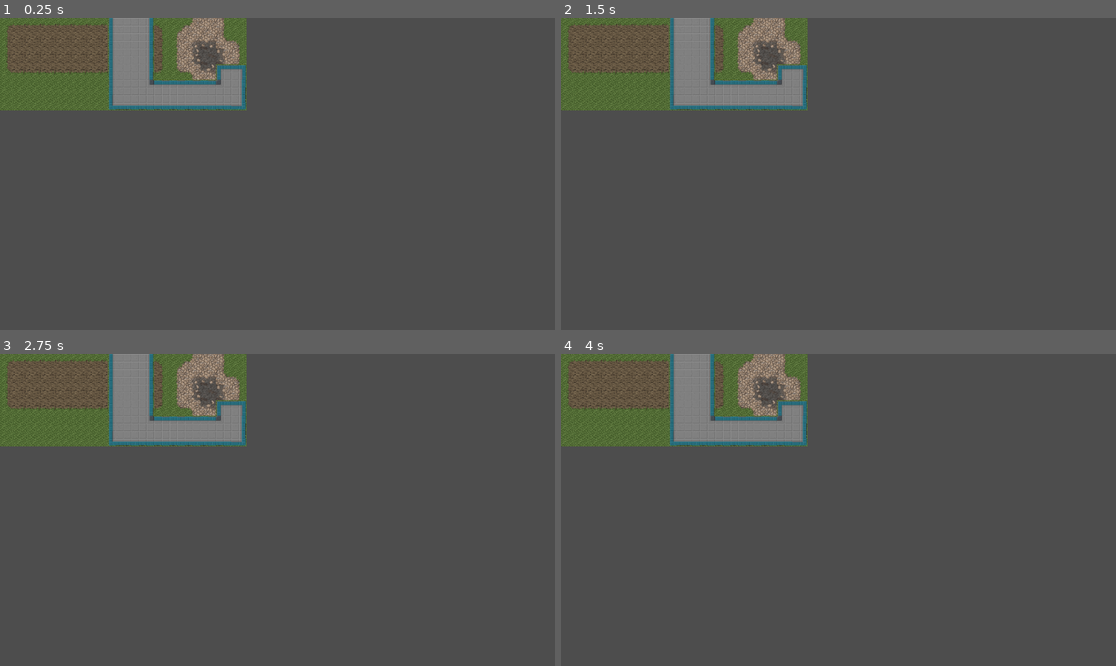
Above: before the commit, frames 1-4 (two rows, left to right).
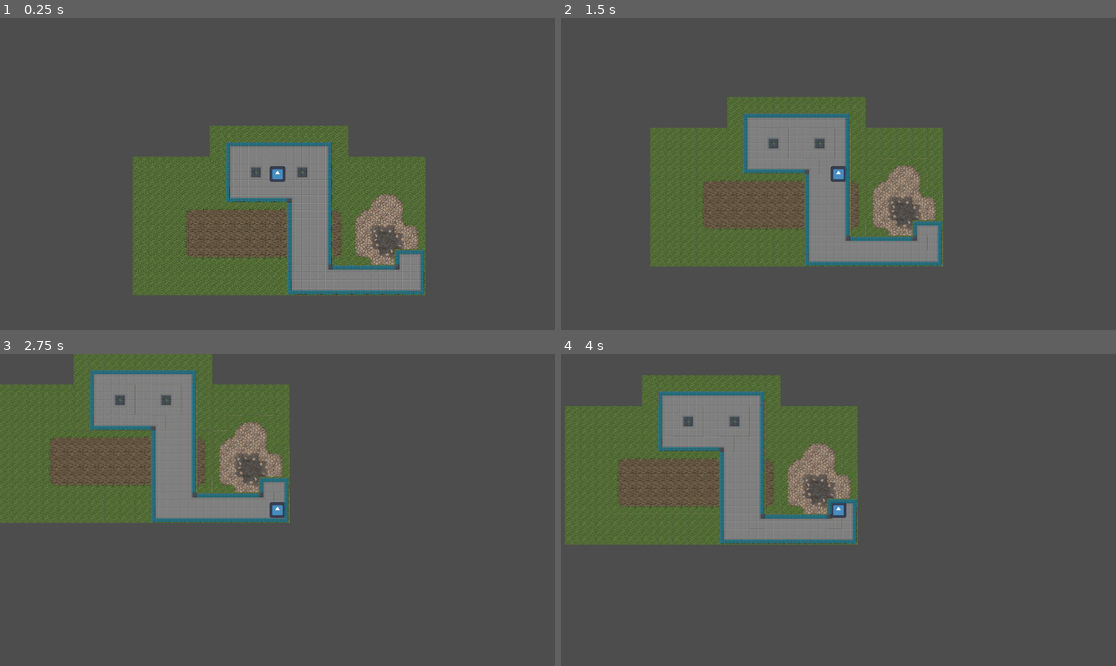
Above: after the commit, the same moments.

Repository: hartmaj2/awesome-game2
Game: Godot game, scene res://scenes/level.tscn
Same seed, same stepped clock (60 frames per second), same inputs: the game is played once before the commit and once after it. Before the commit the project has no main scene; this scene is started directly in both runs. The engine's default icon, where the game draws it, is replaced by a stand-in: a white triangle on a blue panel in a dark square.
Inputs (mouse positions are in pixels of both pictures, inside the frame that each line leads up to):
- Up to frame 1 (0.25 s): no input
- Up to frame 2 (1.5 s): tap Enter at 0.5 s; move the mouse to (960, 158) at 0.52 s; hold D (right) 0.53-1.28 s; click (960, 158) at 0.6 s; tap Space at 1.25 s; move the mouse to (727, 189) at 1.27 s; hold S (down) from 1.28 s (still down); click (727, 189) at 1.35 s
- Up to frame 3 (2.75 s): move the mouse to (333, 441) at 2.02 s; release S (down) at 2.03 s; hold D (right) from 2.03 s (still down); click (333, 441) at 2.1 s
- Up to frame 4 (4 s): move the mouse to (810, 572) at 2.77 s; release D (right) at 2.78 s; hold W (up) 2.78-3.53 s; click (810, 572) at 2.85 s; move the mouse to (1005, 556) at 3.52 s; hold A (left) from 3.53 s (still down); click (1005, 556) at 3.6 s

The runs differ from the first frame. In frame 1, 35% of the frame differs, in the area x 0-77%, y 0-89%; in frame 2, 34%; in frame 3, 21%; in frame 4, 24%.

Commit message:
Level1 working

Diff:
--- a/project.godot
+++ b/project.godot
@@ -11,6 +11,7 @@
 [application]
 
 config/name="Awesome Game"
+run/main_scene="res://scenes/level.tscn"
 config/features=PackedStringArray("4.3", "GL Compatibility")
 config/icon="res://assets/icon.svg"
 
--- a/scenes/level.tscn
+++ b/scenes/level.tscn
@@ -1,6 +1,7 @@
-[gd_scene load_steps=4 format=4 uid="uid://cctcx57f3wqjw"]
+[gd_scene load_steps=5 format=4 uid="uid://cctcx57f3wqjw"]
 
 [ext_resource type="Texture2D" uid="uid://ccumciw2ma5k5" path="res://assets/grass.png" id="1_w2of7"]
+[ext_resource type="PackedScene" uid="uid://cqawfnxg2w36o" path="res://scenes/player.tscn" id="2_fovg7"]
 
 [sub_resource type="TileSetAtlasSource" id="TileSetAtlasSource_1itmj"]
 texture = ExtResource("1_w2of7")
@@ -89,3 +90,9 @@
 tile_set = SubResource("TileSet_rgocp")
 rendering_quadrant_size = 32
 collision_visibility_mode = 1
+
+[node name="Player" parent="." instance=ExtResource("2_fovg7")]
+position = Vector2(205, -60)
+scale = Vector2(0.25, 0.25)
+
+[node name="Camera2D" type="Camera2D" parent="Player"]
--- a/scripts/player.gd
+++ b/scripts/player.gd
@@ -17,4 +17,5 @@
 	elif (!zero and !moving):
 		moving=true
 		$PlayerSounds.play()
+	position += SPEED*delta*dir
 	move_and_slide()
